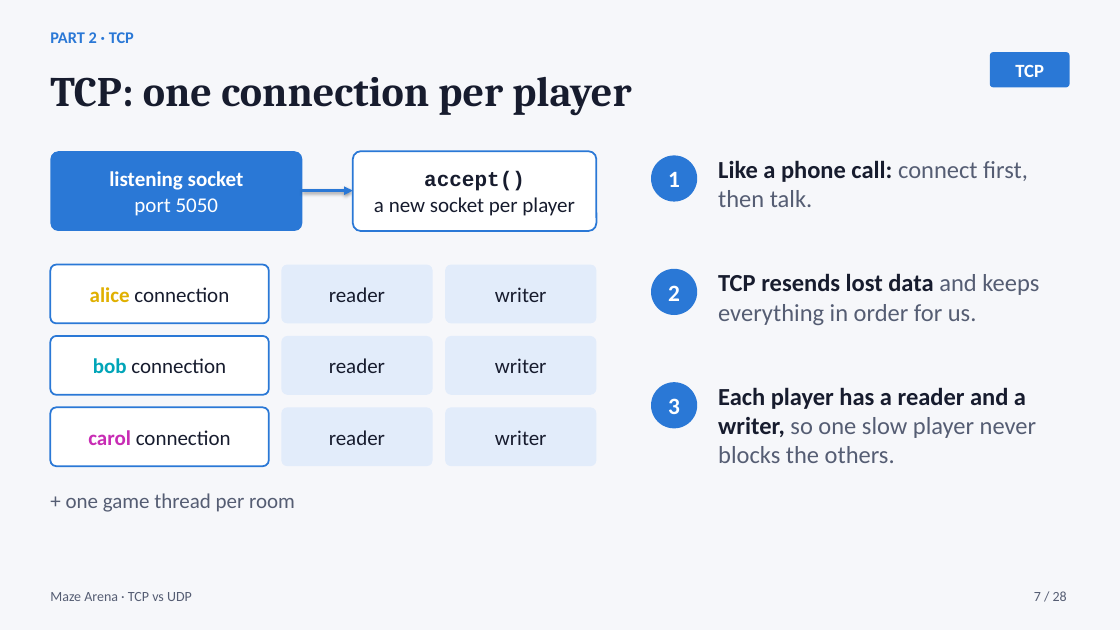
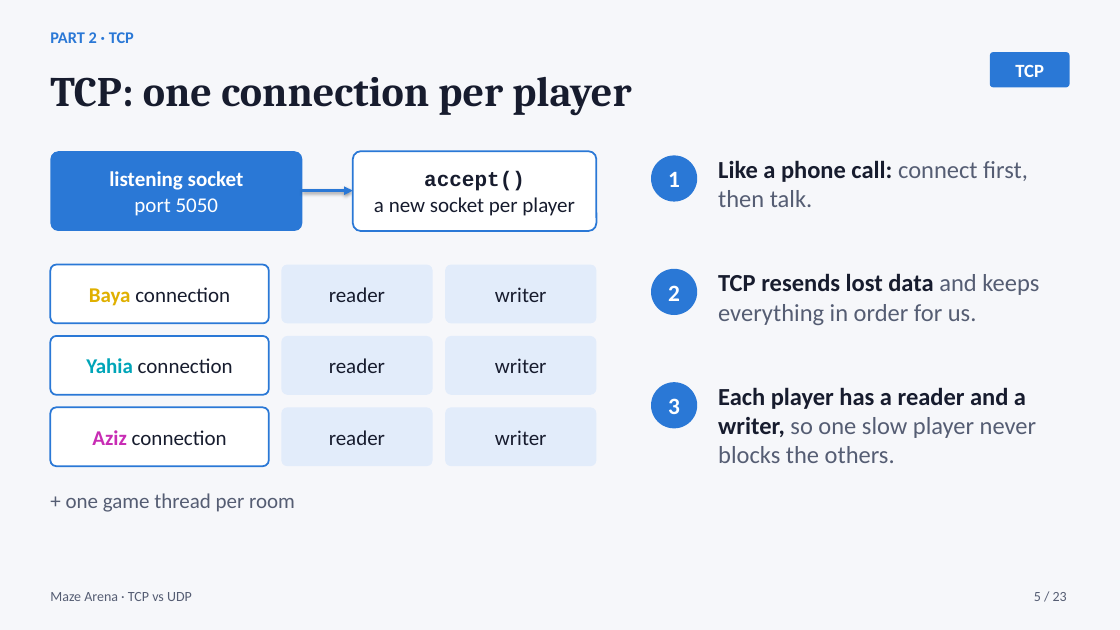
Before and after one commit to bayaCh05/maze-arena, a slide deck: slide 5 of slides/maze_arena_tcp_vs_udp.pptx (slide 7 before the commit). Drawn at 1120x630 pixels with LibreOffice and Linux fonts; fonts in the diff are those of the drawing. Boxes give left, top, right and bottom in pixels: in the first picture for what was removed or moved away, otherwise in the second. Text is boxed around its words. In the diff, an @@ line names an element or a change of style, - is before the commit and + after.

```diff
--- a/slides/maze_arena_tcp_vs_udp.pptx
+++ b/slides/maze_arena_tcp_vs_udp.pptx
@@ text in rounded rectangle at (89, 287, 230, 306): text changed @@
-alice connection
+Baya connection
@@ text in rounded rectangle at (86, 358, 233, 373): text changed @@
-bob connection
+Yahia connection
@@ text in rounded rectangle at (92, 430, 227, 445): text changed @@
-carol connection
+Aziz connection
@@ text at (1034, 592, 1067, 601): text changed @@
-7 / 28
+5 / 23
```
Also in this commit, not shown: 19 other slides changed, 3 slides added, 8 slides removed, 9 other files.
